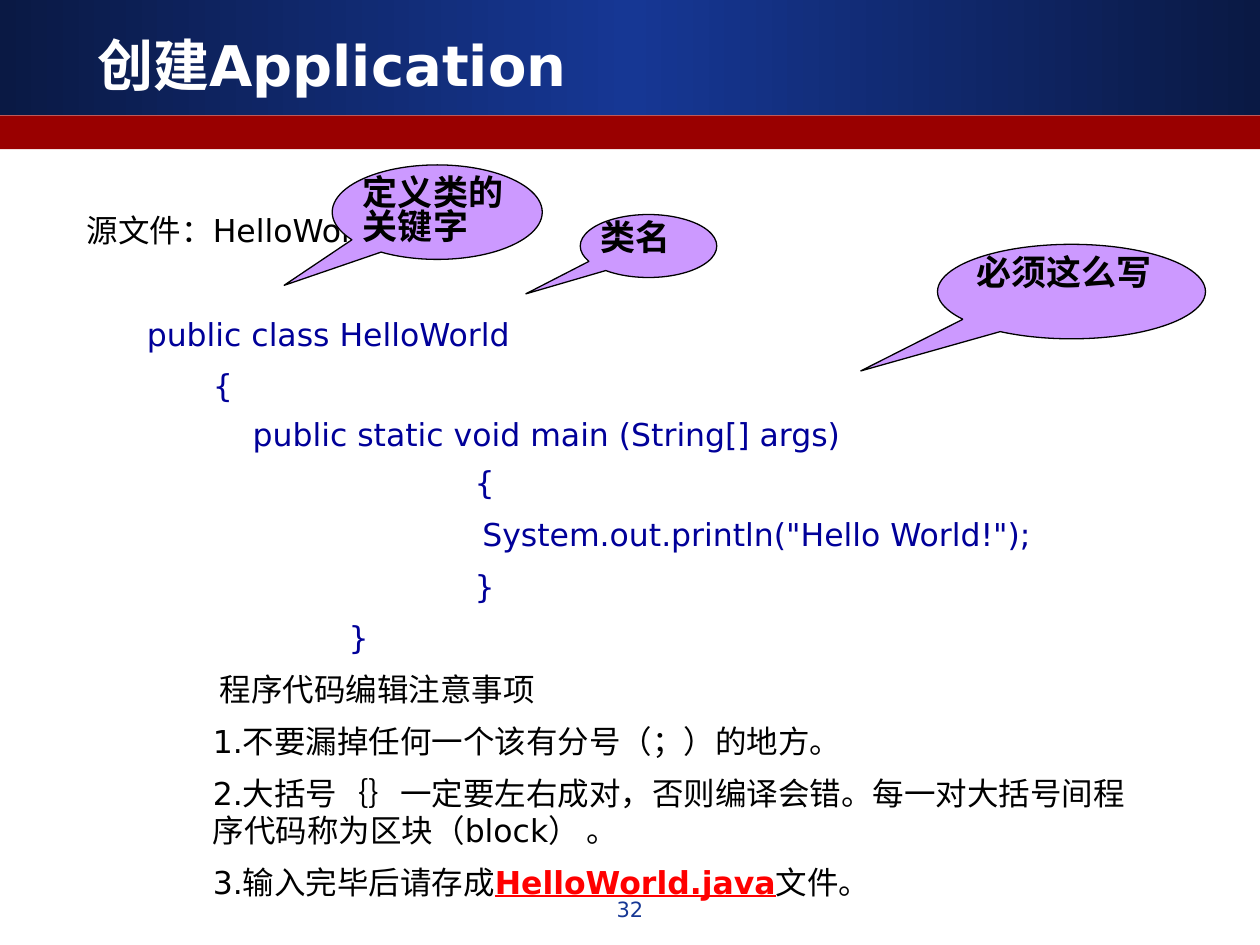
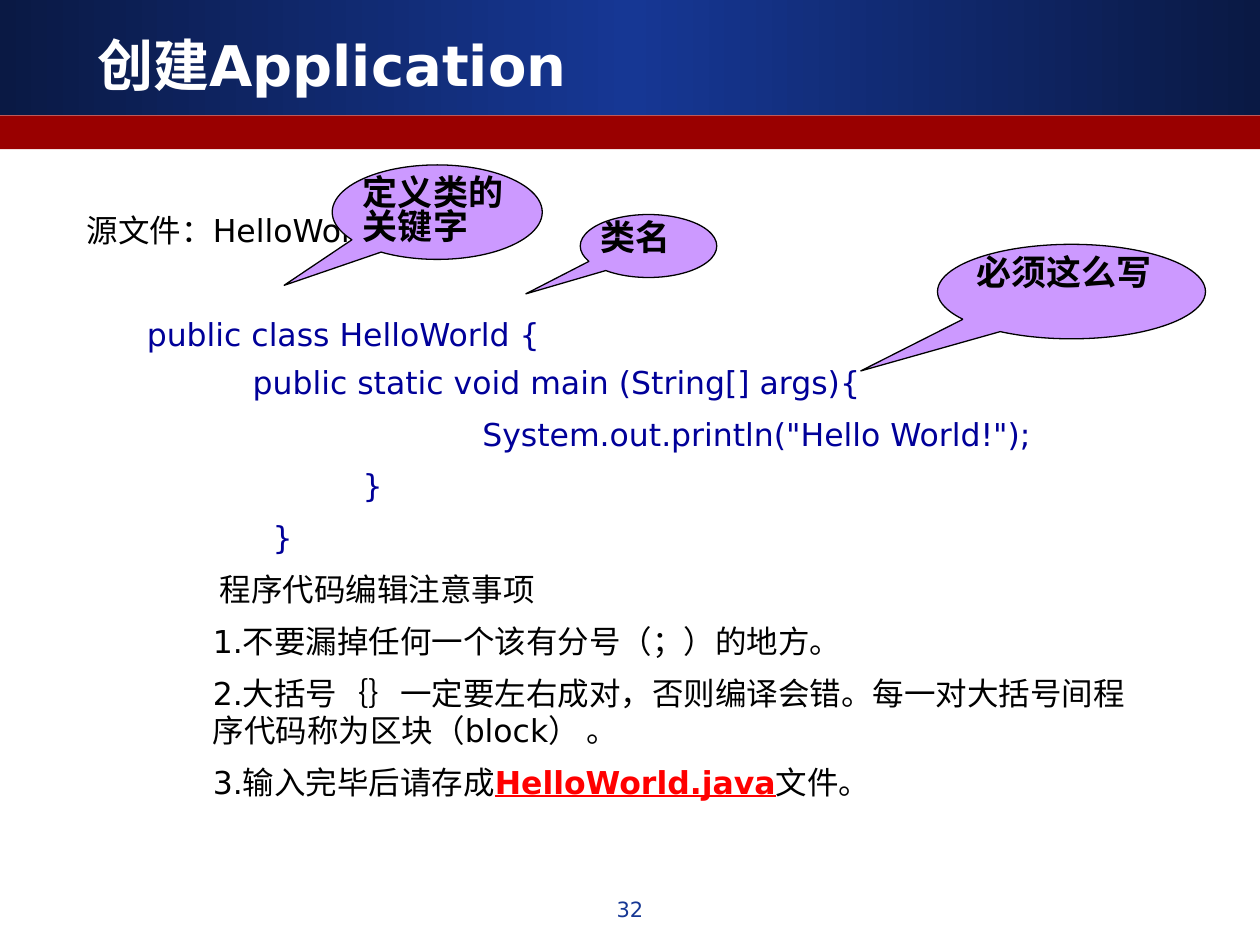
Before and after one commit to ALiberInc/Training, a slide deck: slide 32 of Java/第一章_Java简介.ppt. Drawn at 1260x945 pixels with LibreOffice and Linux fonts; fonts in the diff are those of the drawing. Boxes give left, top, right and bottom in pixels: in the first picture for what was removed or moved away, otherwise in the second. Text is boxed around its words. In the diff, an @@ line names an element or a change of style, - is before the commit and + after.

```diff
--- a/Java/第一章_Java简介.ppt
+++ b/Java/第一章_Java简介.ppt
@@ text at (147,322,860,401): text changed @@
-public class HelloWorld
-{
-    public static void main (String[] args)
-    {
+public class HelloWorld {
+    public static void main (String[] args){
```
Also in this commit, not shown: 7 other slides changed.
